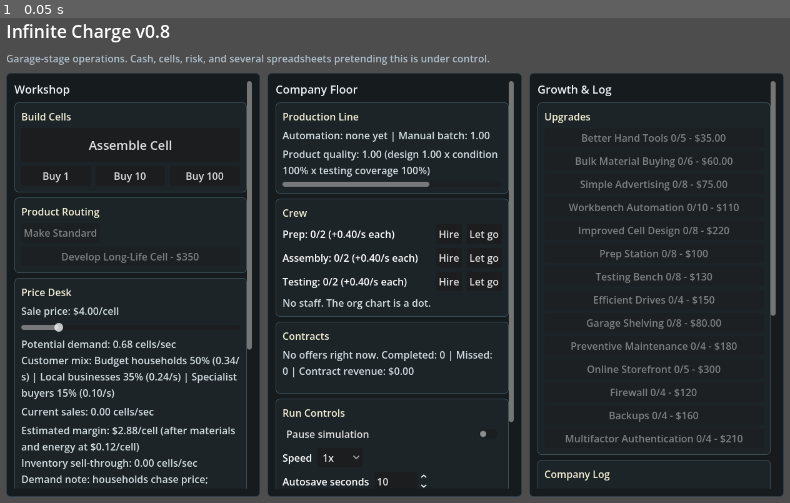
Above: before the commit, frame 1.
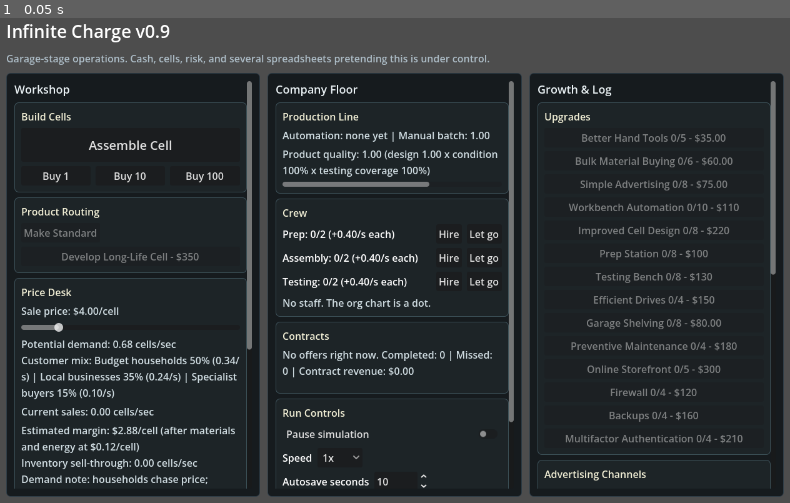
Above: after the commit, the same moment.

Repository: Moose151/infinite-charge
Game: Godot game, scene res://scenes/Main.tscn
Same seed, same stepped clock (60 frames per second), same inputs: the game is played once before the commit and once after it.
Inputs:
- Up to frame 1 (0.05 s): no input

The runs differ from the first frame. In frame 1, 0.2% of the frame differs, in the area x 20-99%, y 1-96%.

Commit message:
Add targeted advertising channels

Diff:
--- a/project.godot
+++ b/project.godot
@@ -15,7 +15,7 @@
 [application]
 
 config/name="Infinite Charge"
-config/version="0.8"
+config/version="0.9"
 run/main_scene="res://scenes/Main.tscn"
 config/features=PackedStringArray("4.7", "Forward Plus")
 config/icon="res://icon.svg"
--- a/scripts/formulas.gd
+++ b/scripts/formulas.gd
@@ -25,6 +25,30 @@
 	},
 ]
 
+const ADVERTISING_CHANNELS: Array[Dictionary] = [
+	{
+		"id": "neighbourhood_flyers",
+		"name": "Neighbourhood Flyers",
+		"cost_per_second": 0.18,
+		"description": "Strong household reach; limited value to buyers with procurement departments.",
+		"segment_boosts": {"households": 0.9, "businesses": 0.2, "specialists": 0.05},
+	},
+	{
+		"id": "business_directory",
+		"name": "Business Directory",
+		"cost_per_second": 0.35,
+		"description": "Targets local firms and reminds households that directories still exist.",
+		"segment_boosts": {"households": 0.1, "businesses": 1.0, "specialists": 0.25},
+	},
+	{
+		"id": "specialist_newsletter",
+		"name": "Specialist Newsletter",
+		"cost_per_second": 0.55,
+		"description": "Expensive technical copy for buyers who read footnotes voluntarily.",
+		"segment_boosts": {"households": 0.0, "businesses": 0.25, "specialists": 1.4},
+	},
+]
+
 static func demand_per_second(state: GameState, product_id: String = "standard") -> float:
 	var total: float = 0.0
 	for segment: Dictionary in customer_segment_demand(state, product_id):
@@ -44,15 +68,32 @@
 		var product_affinity: float = 1.0
 		if is_premium:
 			product_affinity = {"households": 0.35, "businesses": 0.65, "specialists": 1.8}.get(str(definition["id"]), 1.0)
+		var channel_boost: float = advertising_boost_for_segment(state, str(definition["id"]))
 		var price_factor: float = pow(price_ratio, -float(definition["price_sensitivity"]))
 		var quality_factor: float = pow(clampf(quality, 0.25, 4.0), float(definition["quality_sensitivity"]))
-		var demand: float = maxf(0.0, 0.7 * state.awareness * float(definition["share"]) * product_affinity * price_factor * quality_factor * trust_factor * (1.0 - security_penalty))
+		var demand: float = maxf(0.0, 0.7 * state.awareness * (1.0 + channel_boost) * float(definition["share"]) * product_affinity * price_factor * quality_factor * trust_factor * (1.0 - security_penalty))
 		results.append({
 			"id": definition["id"],
 			"name": definition["name"],
 			"demand": demand,
 		})
 	return results
+
+static func advertising_boost_for_segment(state: GameState, segment_id: String) -> float:
+	var boost: float = 0.0
+	for channel: Dictionary in ADVERTISING_CHANNELS:
+		var channel_id: String = str(channel["id"])
+		if bool(state.advertising_channels.get(channel_id, false)):
+			var boosts: Dictionary = channel["segment_boosts"]
+			boost += float(boosts.get(segment_id, 0.0))
+	return boost
+
+static func advertising_cost_per_second(state: GameState) -> float:
+	var cost: float = 0.0
+	for channel: Dictionary in ADVERTISING_CHANNELS:
+		if bool(state.advertising_channels.get(str(channel["id"]), false)):
+			cost += float(channel["cost_per_second"])
+	return cost
 
 const WORKER_STAGE_RATE: float = 0.4
 const WORKER_WAGE_PER_SECOND: float = 0.35
--- a/scripts/game_state.gd
+++ b/scripts/game_state.gd
@@ -32,6 +32,12 @@
 var workers: Dictionary = {"prep": 0, "assembly": 0, "testing": 0}
 var staff_striking: bool = false
 var awareness: float = 1.0
+var advertising_channels: Dictionary = {
+	"neighbourhood_flyers": false,
+	"business_directory": false,
+	"specialist_newsletter": false,
+}
+var lifetime_advertising_spend: float = 0.0
 var quality: float = 1.0
 var base_value: float = 4.0
 var material_discount: float = 0.0
@@ -108,6 +114,8 @@
 		"workers": workers,
 		"staff_striking": staff_striking,
 		"awareness": awareness,
+		"advertising_channels": advertising_channels,
+		"lifetime_advertising_spend": lifetime_advertising_spend,
 		"quality": quality,
 		"base_value": base_value,
 		"material_discount": material_discount,
@@ -175,6 +183,10 @@
 		workers[role] = int(loaded_workers.get(role, 0))
 	staff_striking = bool(data.get("staff_striking", staff_striking))
 	awareness = float(data.get("awareness", awareness))
+	var loaded_channels: Dictionary = data.get("advertising_channels", {})
+	for channel_id: String in advertising_channels:
+		advertising_channels[channel_id] = bool(loaded_channels.get(channel_id, false))
+	lifetime_advertising_spend = float(data.get("lifetime_advertising_spend", lifetime_advertising_spend))
 	quality = float(data.get("quality", quality))
 	base_value = float(data.get("base_value", base_value))
 	material_discount = float(data.get("material_discount", material_discount))
--- a/scripts/main.gd
+++ b/scripts/main.gd
@@ -46,6 +46,8 @@
 var risk_bar: ProgressBar
 var quality_bar: ProgressBar
 var condition_bar: ProgressBar
+var advertising_buttons: Dictionary = {}
+var advertising_label: Label
 
 const UI_SCALES: Array[float] = [1.0]
 
@@ -313,6 +315,20 @@
 	controls_card.add_child(save_button)
 
 	var upgrade_card: VBoxContainer = _make_card(right, "Upgrades")
+	var advertising_card: VBoxContainer = _make_card(right, "Advertising Channels")
+	advertising_label = _add_label(advertising_card)
+	for channel: Dictionary in Formulas.ADVERTISING_CHANNELS:
+		var channel_id: String = str(channel["id"])
+		var toggle: CheckButton = CheckButton.new()
+		toggle.text = "%s — $%s/s" % [
+			str(channel["name"]),
+			Formulas.format_number(float(channel["cost_per_second"]))
+		]
+		toggle.tooltip_text = str(channel["description"])
+		toggle.toggled.connect(_on_advertising_toggled.bind(channel_id))
+		advertising_buttons[channel_id] = toggle
+		advertising_card.add_child(toggle)
+
 	var upgrade_list: VBoxContainer = VBoxContainer.new()
 	upgrade_list.add_theme_constant_override("separation", 6)
 	upgrade_card.add_child(upgrade_list)
@@ -445,6 +461,9 @@
 
 func _on_upgrade_pressed(definition: Dictionary) -> void:
 	simulation.buy_upgrade(state, definition)
+
+func _on_advertising_toggled(enabled: bool, channel_id: String) -> void:
+	simulation.set_advertising_channel(state, channel_id, enabled)
 
 func _on_pause_toggled(toggled_on: bool) -> void:
 	state.simulation_paused = toggled_on
@@ -529,6 +548,7 @@
 	]
 	price_label.text = "Sale price: $%s/cell" % Formulas.format_number(state.sale_price)
 	_update_products_section()
+	_update_advertising_section()
 	var segment_lines: Array[String] = []
 	for segment: Dictionary in Formulas.customer_segment_demand(state):
 		var segment_rate: float = float(segment["demand"])
@@ -583,6 +603,18 @@
 	_update_upgrade_buttons()
 	_update_event_log()
 	_update_offline_report()
+
+func _update_advertising_section() -> void:
+	for channel_id: String in advertising_buttons:
+		var toggle: CheckButton = advertising_buttons[channel_id] as CheckButton
+		var enabled: bool = bool(state.advertising_channels.get(channel_id, false))
+		if toggle.button_pressed != enabled:
+			toggle.set_pressed_no_signal(enabled)
+	var cost: float = Formulas.advertising_cost_per_second(state)
+	advertising_label.text = "Campaign spend: $%s/s | Lifetime: $%s\nEach channel reaches a different customer mix." % [
+		Formulas.format_number(cost),
+		Formulas.format_number(state.lifetime_advertising_spend)
+	]
 
 func _update_products_section() -> void:
 	var unlocked: bool = state.premium_product_unlocked
--- a/scripts/simulation.gd
+++ b/scripts/simulation.gd
@@ -54,11 +54,13 @@
 		"security_losses": 0.0,
 		"energy_cost": 0.0,
 		"wages_paid": 0.0,
+		"advertising_cost": 0.0,
 		"market_events": 0,
 		"security_events": 0,
 	}
 
 	_pay_wages(state, delta, allow_events, report)
+	_pay_advertising(state, delta, allow_events, report)
 
 	state.seconds_played += delta
 	state.demand_per_second = Formulas.demand_per_second(state)
@@ -148,6 +150,7 @@
 		"revenue": 0.0,
 		"materials_consumed": 0.0,
 		"security_losses": 0.0,
+		"advertising_cost": 0.0,
 		"market_events": 0,
 		"security_events": 0,
 	}
@@ -156,7 +159,7 @@
 		var step: float = minf(chunk_seconds, remaining)
 		remaining -= step
 		var report: Dictionary = advance(state, step, allow_events)
-		for key: String in ["cells_made", "cells_sold", "revenue", "materials_consumed", "security_losses"]:
+		for key: String in ["cells_made", "cells_sold", "revenue", "materials_consumed", "security_losses", "advertising_cost"]:
 			aggregate[key] = float(aggregate[key]) + float(report[key])
 		for key: String in ["market_events", "security_events"]:
 			aggregate[key] = int(aggregate[key]) + int(report[key])
@@ -211,6 +214,30 @@
 	state.lifetime_materials_bought += quantity
 	state.add_event("Purchased %s material units for $%s." % [Formulas.format_number(quantity), Formulas.format_number(cost)])
 	return true
+
+func set_advertising_channel(state: GameState, channel_id: String, enabled: bool) -> bool:
+	if not state.advertising_channels.has(channel_id):
+		return false
+	state.advertising_channels[channel_id] = enabled
+	state.add_event("%s campaign %s. Marketing has adjusted the clipboards." % [
+		channel_id.replace("_", " ").capitalize(),
+		"launched" if enabled else "paused"
+	])
+	return true
+
+func _pay_advertising(state: GameState, delta: float, allow_events: bool, report: Dictionary) -> void:
+	var due: float = Formulas.advertising_cost_per_second(state) * delta
+	if due <= 0.0:
+		return
+	if state.cash >= due:
+		state.cash -= due
+		state.lifetime_advertising_spend += due
+		report["advertising_cost"] = due
+		return
+	for channel_id: String in state.advertising_channels:
+		state.advertising_channels[channel_id] = false
+	if allow_events:
+		state.add_event("Advertising paused after Finance discovered that attention is rented, not owned.")
 
 func _pay_wages(state: GameState, delta: float, allow_events: bool, report: Dictionary) -> void:
 	var worker_count: int = Formulas.total_workers(state)
--- a/tools/run_tests.gd
+++ b/tools/run_tests.gd
@@ -10,6 +10,7 @@
 	_test_formulas()
 	_test_customer_segments()
 	_test_multiple_products()
+	_test_advertising_channels()
 	_test_manual_production()
 	_test_material_buying()
 	_test_upgrades()
@@ -125,6 +126,26 @@
 	var premium_segments: Array[Dictionary] = Formulas.customer_segment_demand(state, "premium")
 	_check(_segment_demand(premium_segments, "specialists") > _segment_demand(premium_segments, "households"), "premium cells skew toward specialists")
 	_check(simulation.select_product(state, "standard"), "production can switch back to standard")
+
+func _test_advertising_channels() -> void:
+	var state: GameState = GameState.new()
+	var simulation: Simulation = _make_sim()
+	var baseline: Array[Dictionary] = Formulas.customer_segment_demand(state)
+	_check(simulation.set_advertising_channel(state, "neighbourhood_flyers", true), "advertising channel can launch")
+	var advertised: Array[Dictionary] = Formulas.customer_segment_demand(state)
+	var household_gain: float = _segment_demand(advertised, "households") / _segment_demand(baseline, "households")
+	var specialist_gain: float = _segment_demand(advertised, "specialists") / _segment_demand(baseline, "specialists")
+	_check(household_gain > specialist_gain, "flyers favour household demand")
+	_check(is_equal_approx(Formulas.advertising_cost_per_second(state), 0.18), "active channel reports running cost")
+
+	state.cash = 10.0
+	var report: Dictionary = simulation.advance(state, 10.0, false)
+	_check(is_equal_approx(float(report["advertising_cost"]), 1.8), "advertising spend charged during advance")
+	_check(is_equal_approx(state.lifetime_advertising_spend, 1.8), "advertising spend tracked")
+	state.cash = 0.0
+	simulation.advance(state, 1.0, false)
+	_check(not bool(state.advertising_channels["neighbourhood_flyers"]), "unaffordable campaigns pause")
+	_check(not simulation.set_advertising_channel(state, "not_a_channel", true), "unknown advertising channel rejected")
 
 func _test_manual_production() -> void:
 	var state: GameState = GameState.new()
@@ -498,6 +519,8 @@
 	state.workers = {"prep": 1, "assembly": 2, "testing": 0}
 	state.lifetime_energy_cost = 55.0
 	state.lifetime_wages_paid = 66.0
+	state.advertising_channels["business_directory"] = true
+	state.lifetime_advertising_spend = 77.0
 	state.upgrade_levels = {"better_tools": 2}
 	state.lifetime_revenue = 999.0
 	state.add_event("Round trip initiated.")
@@ -528,6 +551,8 @@
 	_check(is_equal_approx(loaded.energy_discount, 0.24), "energy discount restored")
 	_check(int(loaded.workers.get("assembly", 0)) == 2, "workers restored")
 	_check(is_equal_approx(loaded.lifetime_wages_paid, 66.0), "wages stat restored")
+	_check(bool(loaded.advertising_channels.get("business_directory", false)), "advertising channel restored")
+	_check(is_equal_approx(loaded.lifetime_advertising_spend, 77.0), "advertising spend restored")
 	_check(int(loaded.upgrade_levels.get("better_tools", 0)) == 2, "upgrade levels restored")
 	_check(is_equal_approx(loaded.lifetime_revenue, 999.0), "stats restored")
 	_check(loaded.event_log.size() > 0 and loaded.event_log[0] == "Round trip initiated.", "event log restored")
Not shown, changed: CHANGELOG.md
Not shown, changed: docs/HANDOVER.md
